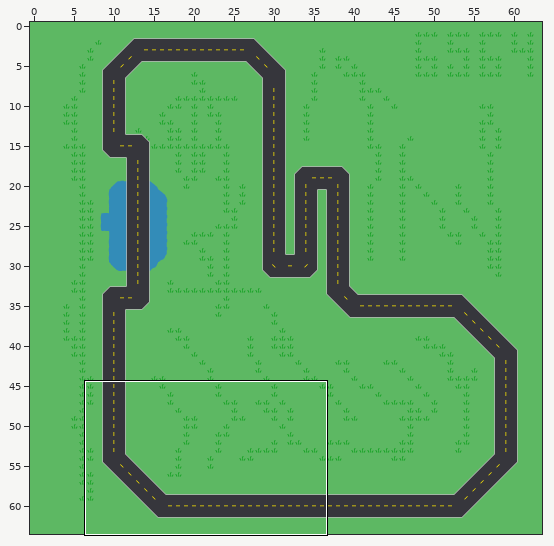
Two states of a Tiled map, racetrack.tmx. The picture above shows the old version from afar; the outline marks the close-up.
Close-up. Before:
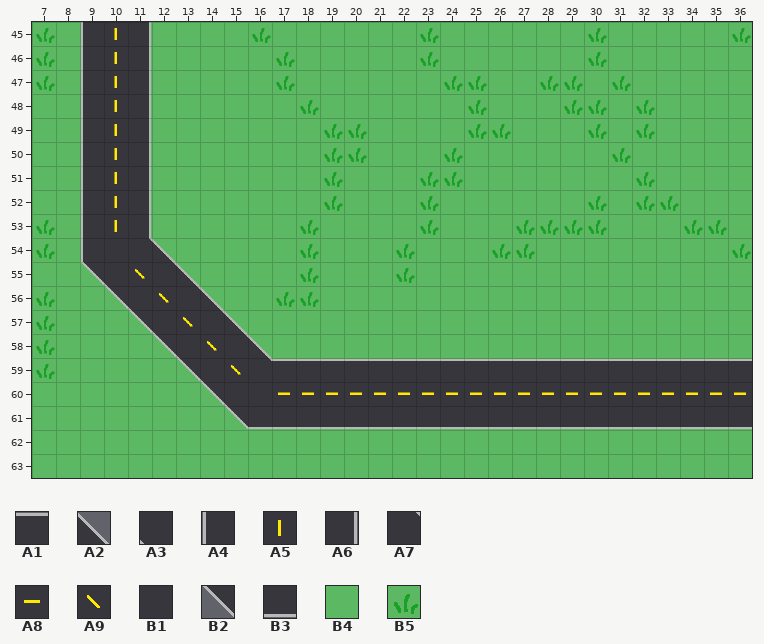
Cells are 32x32 px. Shown: x 7..36, y 45..63. The commit also changed other parts of the map, which this record leaves out.
Key: from "road": A1 21, A2 22, A3 25, A4 36, A5 37, A6 38, A7 40, A8 44, A9 45, B1 46, B2 52, B3 53, B4 102, B5 103.
__ is an empty cell, ## one hidden under a higher layer.
Layers that did not change in this view are not listed.
Layer "Terrain" before, first column x 7:
45 B5 B4 B4 ## B4 B4 B4 B4 B4 B5 B4 B4 B4 B4 B4 B4 B5 B4 B4 B4 B4 B4 B4 B5 B4 B4 B4 B4 B4 B5
46 B5 B4 B4 ## B4 B4 B4 B4 B4 B4 B5 B4 B4 B4 B4 B4 B5 B4 B4 B4 B4 B4 B4 B5 B4 B4 B4 B4 B4 B4
47 B5 B4 B4 ## B4 B4 B4 B4 B4 B4 B5 B4 B4 B4 B4 B4 B4 B5 B5 B4 B4 B5 B5 B4 B5 B4 B4 B4 B4 B4
48 B4 B4 B4 ## B4 B4 B4 B4 B4 B4 B4 B5 B4 B4 B4 B4 B4 B4 B5 B4 B4 B4 B5 B5 B4 B5 B4 B4 B4 B4
49 B4 B4 B4 ## B4 B4 B4 B4 B4 B4 B4 B4 B5 B5 B4 B4 B4 B4 B5 B5 B4 B4 B4 B5 B4 B5 B4 B4 B4 B4
50 B4 B4 B4 ## B4 B4 B4 B4 B4 B4 B4 B4 B5 B5 B4 B4 B4 B5 B4 B4 B4 B4 B4 B4 B5 B4 B4 B4 B4 B4
51 B4 B4 B4 ## B4 B4 B4 B4 B4 B4 B4 B4 B5 B4 B4 B4 B5 B5 B4 B4 B4 B4 B4 B4 B4 B5 B4 B4 B4 B4
52 B4 B4 B4 ## B4 B4 B4 B4 B4 B4 B4 B4 B5 B4 B4 B4 B5 B4 B4 B4 B4 B4 B4 B5 B4 B5 B5 B4 B4 B4
53 B5 B4 B4 ## B4 B4 B4 B4 B4 B4 B4 B5 B4 B4 B4 B4 B5 B4 B4 B4 B5 B5 B5 B5 B4 B4 B4 B5 B5 B4
54 B5 B4 B4 ## ## B4 B4 B4 B4 B4 B4 B5 B4 B4 B4 B5 B4 B4 B4 B5 B5 B4 B4 B4 B4 B4 B4 B4 B4 B5
55 B4 B4 B4 ## ## ## B4 B4 B4 B4 B4 B5 B4 B4 B4 B5 B4 B4 B4 B4 B4 B4 B4 B4 B4 B4 B4 B4 B4 B4
56 B5 B4 B4 B4 ## ## ## B4 B4 B4 B5 B5 B4 B4 B4 B4 B4 B4 B4 B4 B4 B4 B4 B4 B4 B4 B4 B4 B4 B4
57 B5 B4 B4 B4 B4 ## ## ## B4 B4 B4 B4 B4 B4 B4 B4 B4 B4 B4 B4 B4 B4 B4 B4 B4 B4 B4 B4 B4 B4
58 B5 B4 B4 B4 B4 B4 ## ## ## B4 B4 B4 B4 B4 B4 B4 B4 B4 B4 B4 B4 B4 B4 B4 B4 B4 B4 B4 B4 B4
59 B5 B4 B4 B4 B4 B4 B4 ## ## ## B4 B4 B4 B4 B4 B4 B4 B4 B4 B4 B4 B4 B4 B4 B4 B4 B4 B4 B4 B4
60 B4 B4 B4 B4 B4 B4 B4 B4 ## ## ## ## ## ## ## ## ## ## ## ## ## ## ## ## ## ## ## ## ## ##
61 B4 B4 B4 B4 B4 B4 B4 B4 B4 B4 B4 B4 B4 B4 B4 B4 B4 B4 B4 B4 B4 B4 B4 B4 B4 B4 B4 B4 B4 B4
62 B4 B4 B4 B4 B4 B4 B4 B4 B4 B4 B4 B4 B4 B4 B4 B4 B4 B4 B4 B4 B4 B4 B4 B4 B4 B4 B4 B4 B4 B4
63 B4 B4 B4 B4 B4 B4 B4 B4 B4 B4 B4 B4 B4 B4 B4 B4 B4 B4 B4 B4 B4 B4 B4 B4 B4 B4 B4 B4 B4 B4
Layer "Road" before, first column x 7:
45 __ __ A4 A5 A6 __ __ __ __ __ __ __ __ __ __ __ __ __ __ __ __ __ __ __ __ __ __ __ __ __
46 __ __ A4 A5 A6 __ __ __ __ __ __ __ __ __ __ __ __ __ __ __ __ __ __ __ __ __ __ __ __ __
47 __ __ A4 A5 A6 __ __ __ __ __ __ __ __ __ __ __ __ __ __ __ __ __ __ __ __ __ __ __ __ __
48 __ __ A4 A5 A6 __ __ __ __ __ __ __ __ __ __ __ __ __ __ __ __ __ __ __ __ __ __ __ __ __
49 __ __ A4 A5 A6 __ __ __ __ __ __ __ __ __ __ __ __ __ __ __ __ __ __ __ __ __ __ __ __ __
50 __ __ A4 A5 A6 __ __ __ __ __ __ __ __ __ __ __ __ __ __ __ __ __ __ __ __ __ __ __ __ __
51 __ __ A4 A5 A6 __ __ __ __ __ __ __ __ __ __ __ __ __ __ __ __ __ __ __ __ __ __ __ __ __
52 __ __ A4 A5 A6 __ __ __ __ __ __ __ __ __ __ __ __ __ __ __ __ __ __ __ __ __ __ __ __ __
53 __ __ A4 A5 A6 __ __ __ __ __ __ __ __ __ __ __ __ __ __ __ __ __ __ __ __ __ __ __ __ __
54 __ __ A4 B1 A7 A2 __ __ __ __ __ __ __ __ __ __ __ __ __ __ __ __ __ __ __ __ __ __ __ __
55 __ __ B2 A3 A9 A7 A2 __ __ __ __ __ __ __ __ __ __ __ __ __ __ __ __ __ __ __ __ __ __ __
56 __ __ __ B2 A3 A9 A7 A2 __ __ __ __ __ __ __ __ __ __ __ __ __ __ __ __ __ __ __ __ __ __
57 __ __ __ __ B2 A3 A9 A7 A2 __ __ __ __ __ __ __ __ __ __ __ __ __ __ __ __ __ __ __ __ __
58 __ __ __ __ __ B2 A3 A9 A7 A2 __ __ __ __ __ __ __ __ __ __ __ __ __ __ __ __ __ __ __ __
59 __ __ __ __ __ __ B2 A3 A9 A7 A1 A1 A1 A1 A1 A1 A1 A1 A1 A1 A1 A1 A1 A1 A1 A1 A1 A1 A1 A1
60 __ __ __ __ __ __ __ B2 A3 B1 A8 A8 A8 A8 A8 A8 A8 A8 A8 A8 A8 A8 A8 A8 A8 A8 A8 A8 A8 A8
61 __ __ __ __ __ __ __ __ B2 B3 B3 B3 B3 B3 B3 B3 B3 B3 B3 B3 B3 B3 B3 B3 B3 B3 B3 B3 B3 B3
62 __ __ __ __ __ __ __ __ __ __ __ __ __ __ __ __ __ __ __ __ __ __ __ __ __ __ __ __ __ __
63 __ __ __ __ __ __ __ __ __ __ __ __ __ __ __ __ __ __ __ __ __ __ __ __ __ __ __ __ __ __
The result:
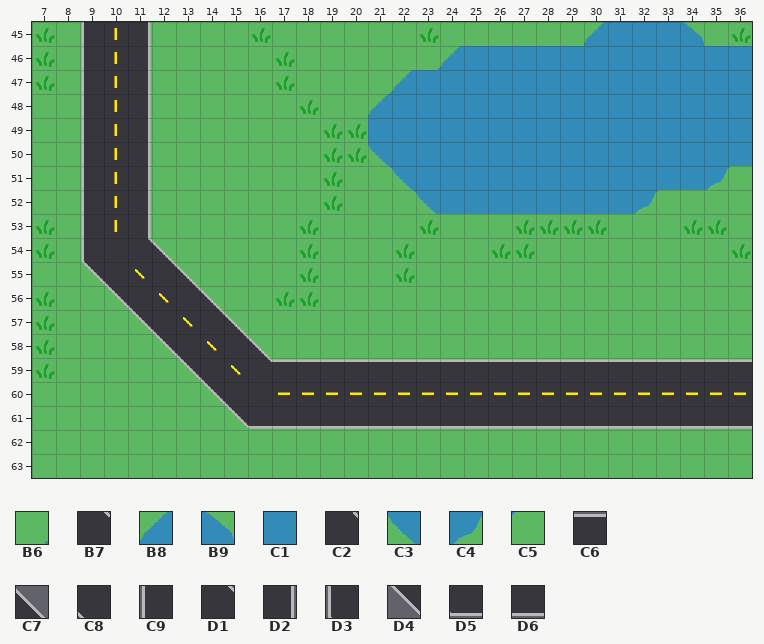
Further tiles: from "road": B6 99, B7 109, B8 115, B9 117, C1 132, C2 141, C3 147, C4 149, C5 150, C6 172, C7 174, C8 188, C9 202, D1 203, D2 206, D3 218, D4 234, D5 235, D6 236.
What changed:
Layer "Terrain":
Tile B5 gives way to tile B6 in row 46 at x 23.
Tile B4 gives way to tile B8 in row 46 at x 24; in row 47 at x 22; in row 48 at x 21.
Tile B5 gives way to tile B8 in row 45 at x 30.
Tile B4 gives way to tile B9 in row 45 at x 34.
Tile B4 gives way to tile C1 in row 45 at x 31 to 33; in row 46 at x 25 to 29 and 31 to 36; in row 47 at x 23, 26 to 27, 30 and 32 to 36; in row 48 at x 22 to 24, 26 to 28, 31 and 33 to 36; in row 49 at x 21 to 24, 27 to 29, 31 and 33 to 36; in row 50 at x 22 to 23, 25 to 30 and 32 to 36.
Tile B4 gives way to tile C1 in row 51 at x 25 to 31 and 33 to 34; in row 52 at x 24 to 29 and 31.
Tile B5 gives way to tile C1 in row 46 at x 30; in row 47 at x 24 to 25, 28 to 29 and 31; in row 48 at x 25, 29 to 30 and 32; in row 49 at x 25 to 26, 30 and 32; in row 50 at x 24 and 31; in row 51 at x 23 to 24 and 32.
Tile B5 gives way to tile C1 in row 52 at x 30.
Tile B4 gives way to tile C3 in row 50 at x 21; in row 51 at x 22.
Tile B5 gives way to tile C3 in row 52 at x 23.
Tile B4 gives way to tile C4 in row 51 at x 35.
Tile B5 gives way to tile C4 in row 52 at x 32.
Tile B5 gives way to tile C5 in row 52 at x 33.
Layer "Road":
Tile A7 gives way to tile B7 in row 59 at x 16.
Tile A7 gives way to tile C2 in row 54 at x 11.
Tile A1 gives way to tile C6 in row 59 at x 17 to 36.
Tile A2 gives way to tile C7 in row 54 at x 12; in row 55 at x 13; in row 56 at x 14; in row 57 at x 15; in row 58 at x 16.
Tile A3 gives way to tile C8 in row 55 at x 10; in row 56 at x 11; in row 57 at x 12; in row 58 at x 13; in row 59 at x 14; in row 60 at x 15.
Tile A4 gives way to tile C9 in rows 45 to 53 at x 9.
Tile A7 gives way to tile D1 in row 55 at x 12; in row 56 at x 13; in row 57 at x 14; in row 58 at x 15.
Tile A6 gives way to tile D2 in rows 45 to 53 at x 11.
Tile A4 gives way to tile D3 in row 54 at x 9.
Tile B2 gives way to tile D4 in row 55 at x 9; in row 56 at x 10; in row 57 at x 11; in row 58 at x 12; in row 59 at x 13; in row 60 at x 14.
Tile B2 gives way to tile D4 in row 61 at x 15.
Tile B3 gives way to tile D5 in row 61 at x 16.
Tile B3 gives way to tile D6 in row 61 at x 17 to 36.
Pixel boxes of the changes (left, top, right, bottom) in both close-ups:
changed: (81, 22, 752, 429)
